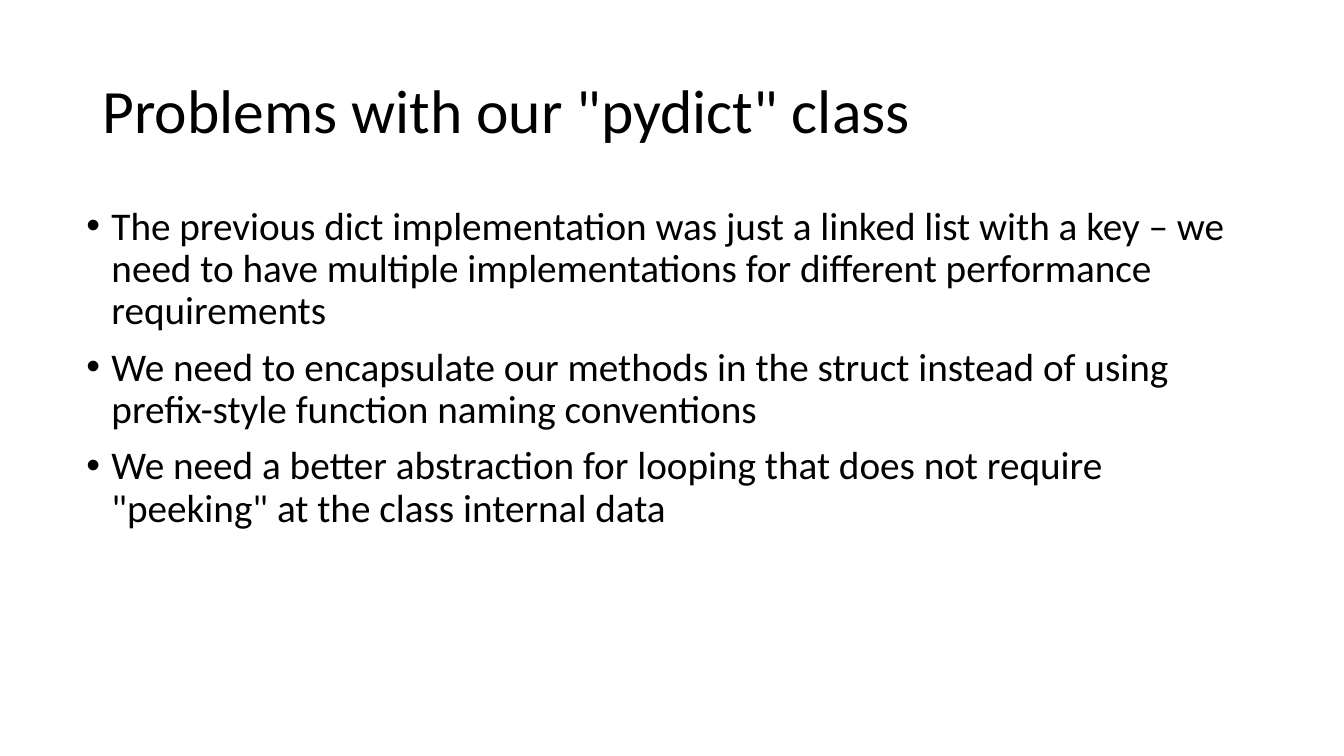
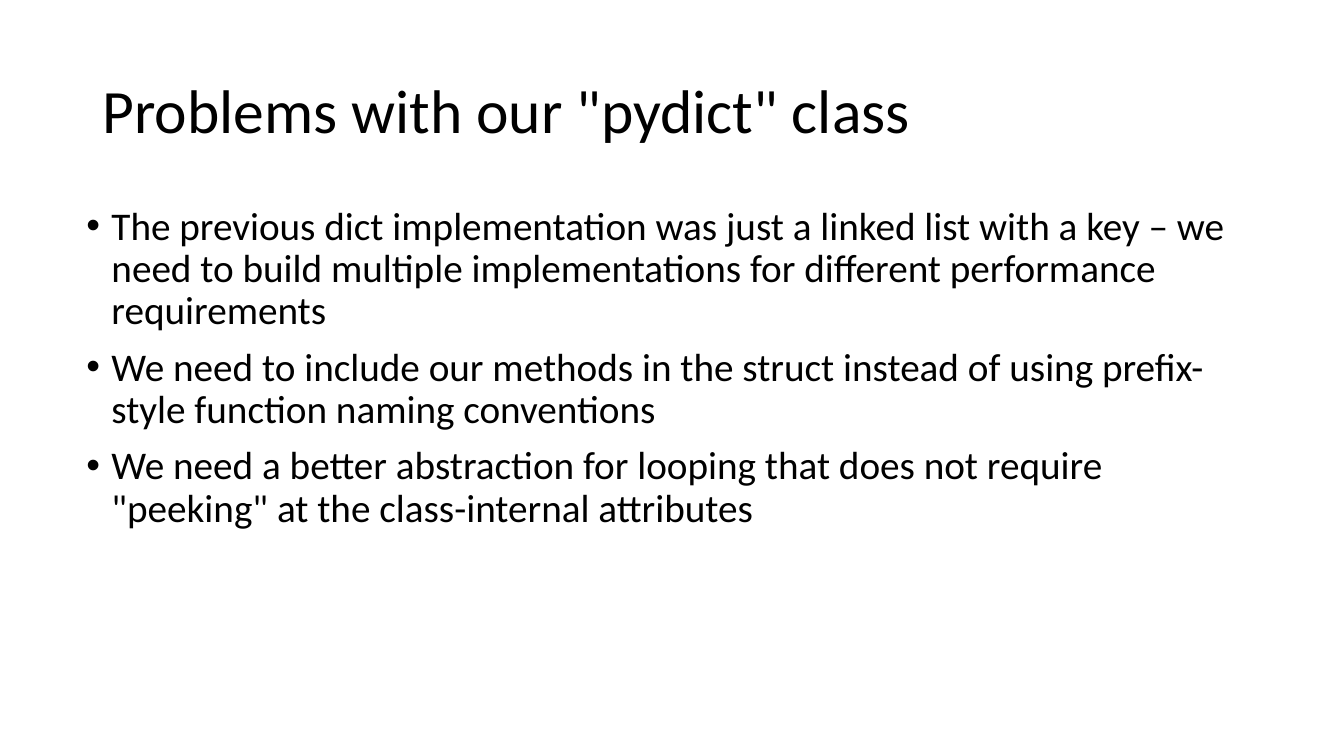
Before and after one commit to csev/cc4e, a slide deck: slide 15 of lectures/CC-04-Maps.pptx. Drawn at 1344x756 pixels with LibreOffice and Linux fonts; fonts in the diff are those of the drawing. Boxes give left, top, right and bottom in pixels: in the first picture for what was removed or moved away, otherwise in the second. Text is boxed around its words. In the diff, an @@ line names an element or a change of style, - is before the commit and + after.

```diff
--- a/lectures/CC-04-Maps.pptx
+++ b/lectures/CC-04-Maps.pptx
@@ text at bbox=[111, 212, 1224, 529]: text changed @@
-• The previous dict implementation was just a linked list with a key – we need to have multiple implementations for different performance requirements
-• We need to encapsulate our methods in the struct instead of using prefix-style function naming conventions
-• We need a better abstraction for looping that does not require "peeking" at the class internal data
+• The previous dict implementation was just a linked list with a key – we need to build multiple implementations for different performance requirements
+• We need to include our methods in the struct instead of using prefix-style function naming conventions
+• We need a better abstraction for looping that does not require "peeking" at the class-internal attributes
```
Also in this commit, not shown: 17 other slides changed, 1 slide removed.
